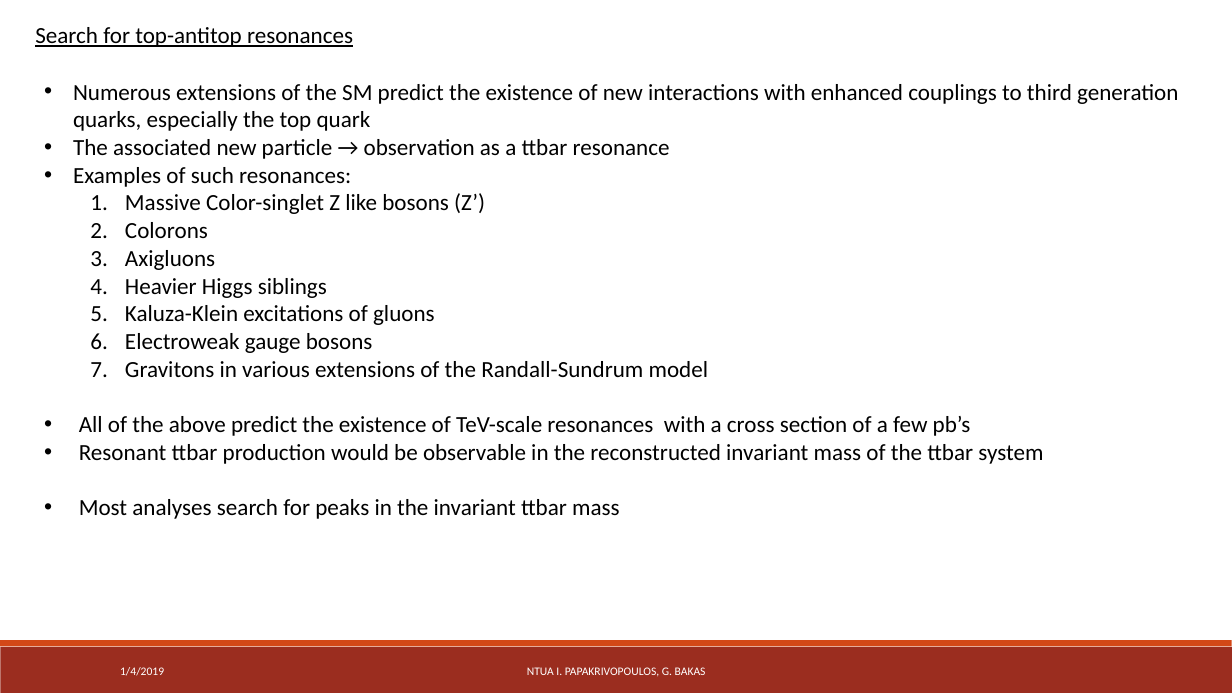
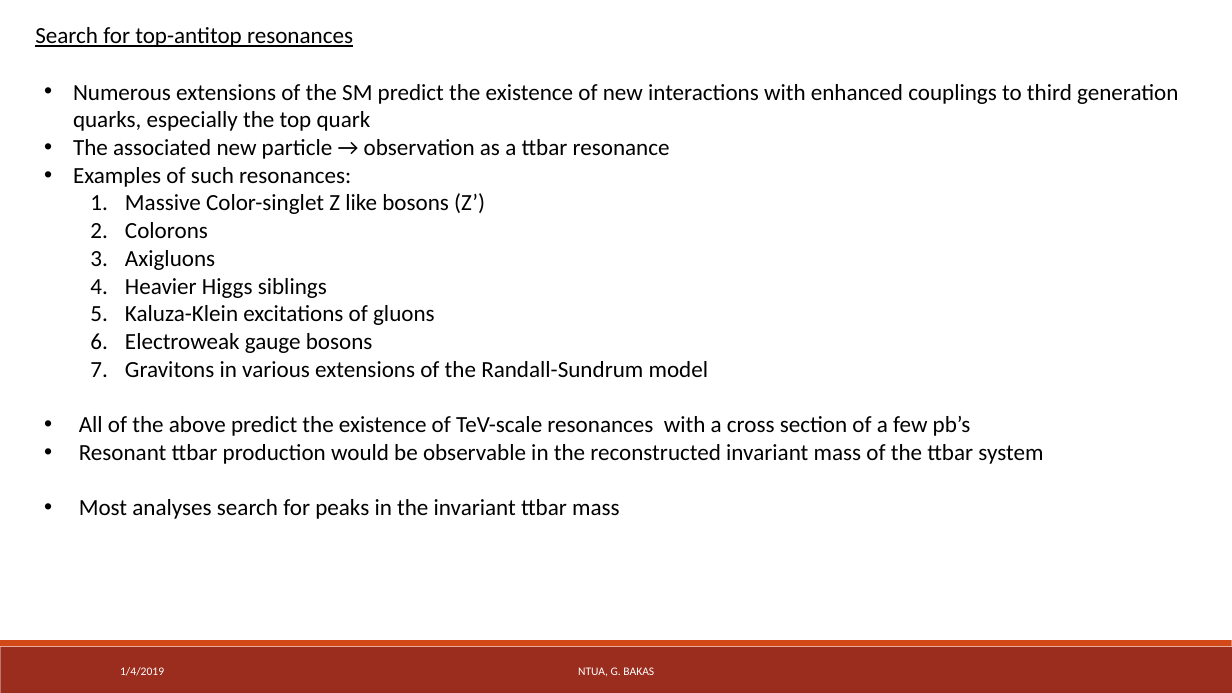
Before and after one commit to georgebakas/HEP-NTUA, a slide deck: slide 3 of Weekly Meetings/HEP_Angular_Distributions_Presentation_21May2019.pptx (slide 2 before the commit). Drawn at 1232x693 pixels with LibreOffice and Linux fonts; fonts in the diff are those of the drawing. Boxes give left, top, right and bottom in pixels: in the first picture for what was removed or moved away, otherwise in the second. Text is boxed around its words. In the diff, an @@ line names an element or a change of style, - is before the commit and + after.

```diff
--- a/Weekly Meetings/HEP_Angular_Distributions_Presentation_21May2019.pptx
+++ b/Weekly Meetings/HEP_Angular_Distributions_Presentation_21May2019.pptx
@@ text at <box>578,667,654,676</box>: text changed @@
-NTUA I. PAPAKRIVOPOULOS, G. BAKAS
+NTUA, G. BAKAS
```
Also in this commit, not shown: 2 other slides changed, 19 slides added, 27 other files.
